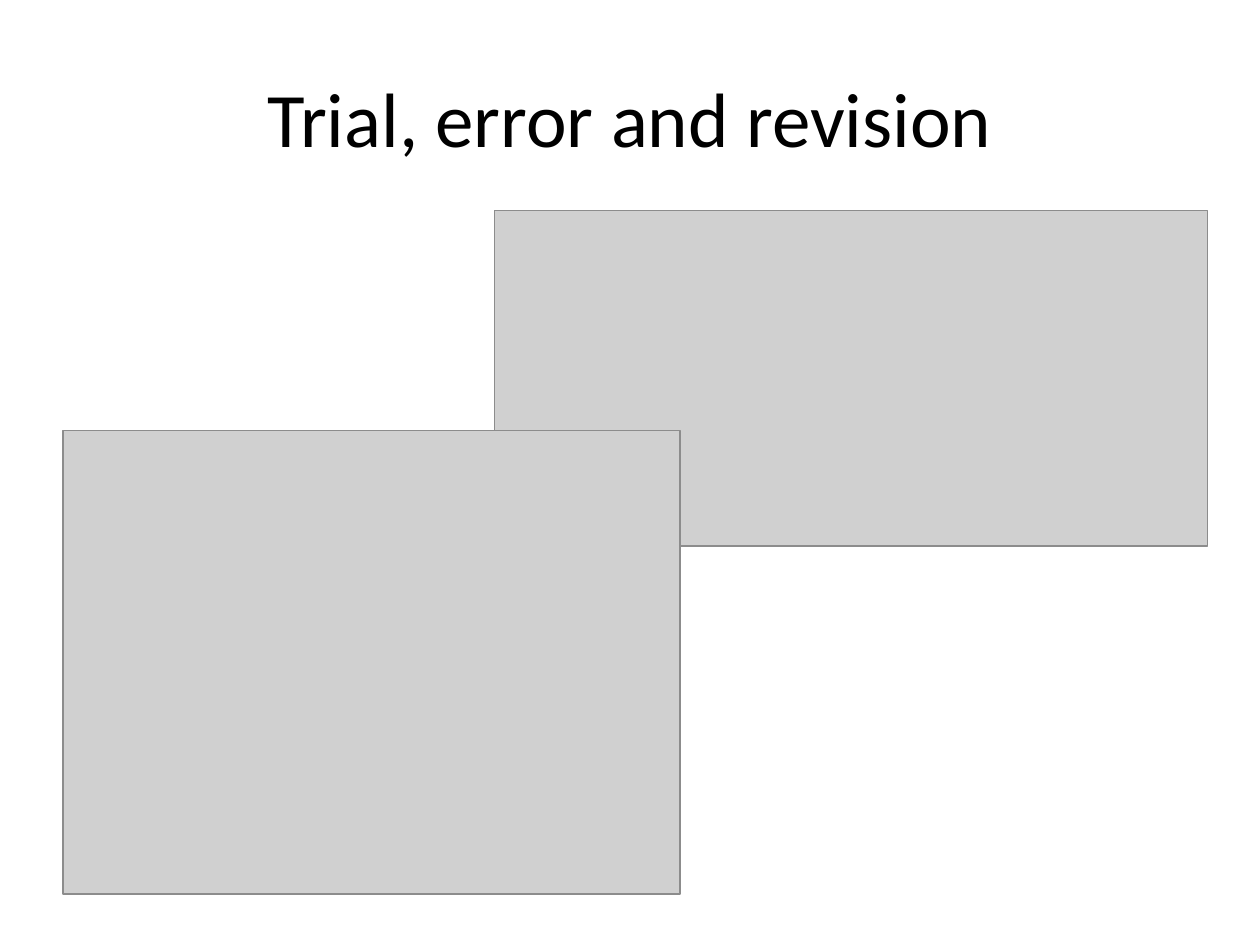
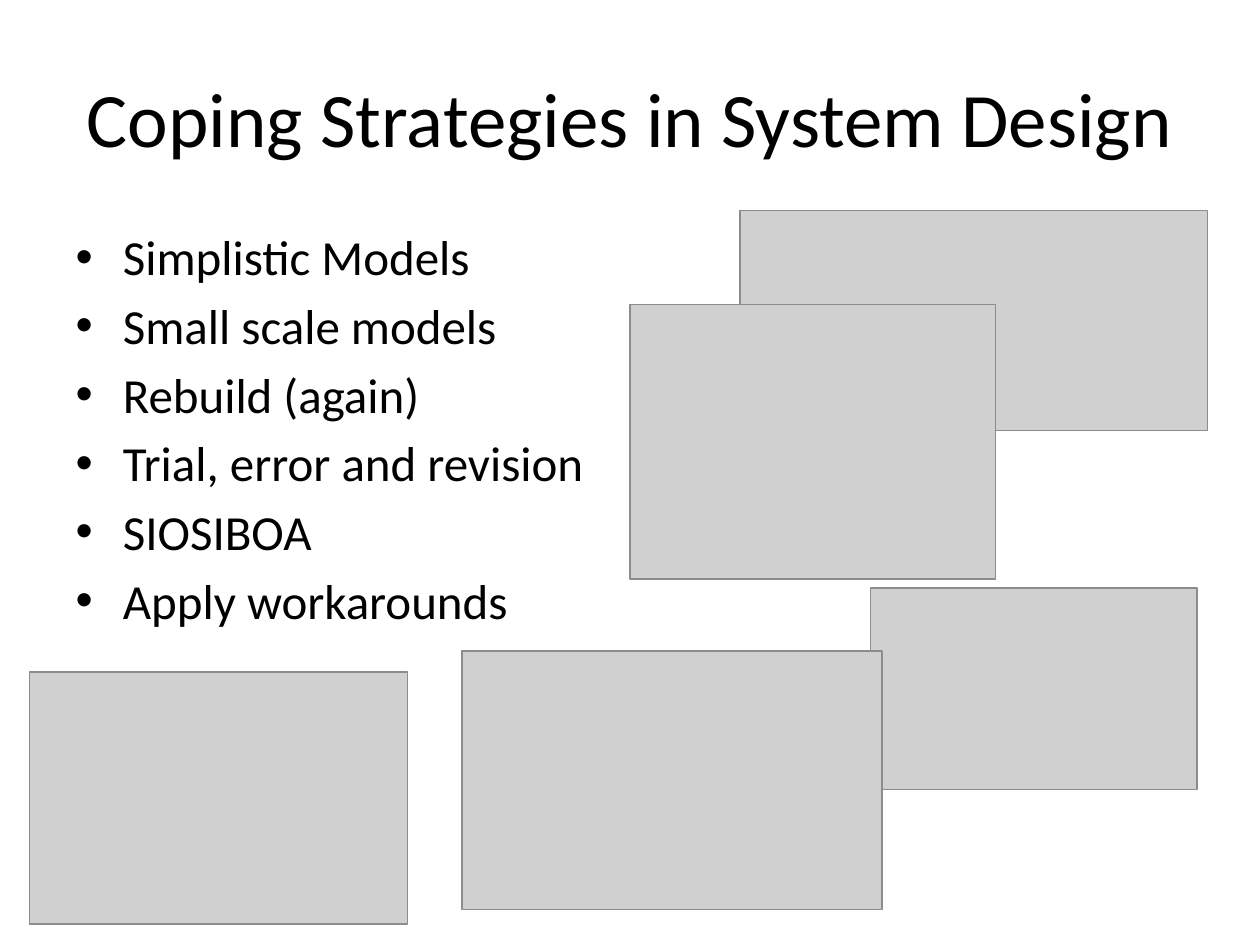
Before and after one commit to probablytom/fuzzi-moss-paper, a slide deck: slide 3 of Presentation.pptx (slide 8 before the commit). Drawn at 1260x945 pixels with LibreOffice and Linux fonts; fonts in the diff are those of the drawing; grey boxes stand for pictures. Boxes give left, top, right and bottom in pixels: in the first picture for what was removed or moved away, otherwise in the second. Text is boxed around its words. In the diff, an @@ line names an element or a change of style, - is before the commit and + after.

```diff
--- a/Presentation.pptx
+++ b/Presentation.pptx
@@ title at <box>87,94,1172,161</box>: text changed @@
-Trial, error and revision
+Coping Strategies in System Design
@@ picture: place and size @@
-picture at <box>494,210,1207,546</box>
+picture at <box>740,210,1207,430</box>
@@ text added at <box>123,241,583,627</box>, 28 pt, text #000000 @@
+• Simplistic Models
+• Small scale models
+• Rebuild (again)
+• Trial, error and revision
+• SIOSIBOA
+• Apply workarounds
@@ picture added at <box>630,305,995,580</box> @@
@@ picture removed at <box>63,431,680,895</box> @@
@@ picture added at <box>871,588,1197,790</box> @@
@@ picture added at <box>462,651,882,910</box> @@
@@ picture added at <box>29,672,407,924</box> @@
```
Also in this commit, not shown: 10 other slides changed, 3 slides added, 17 slides removed.
